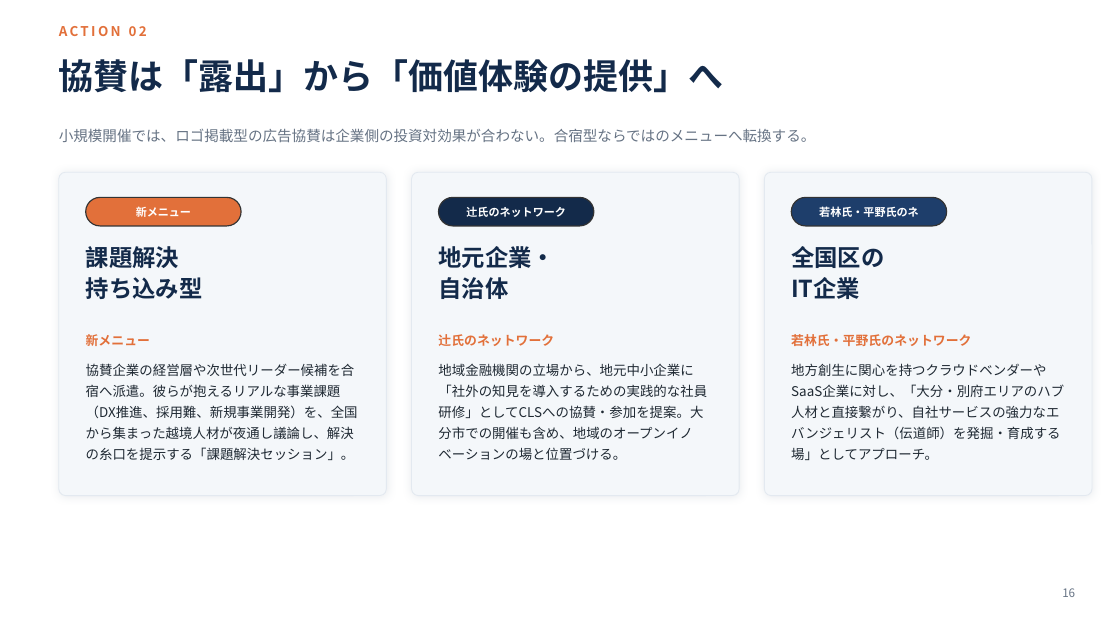
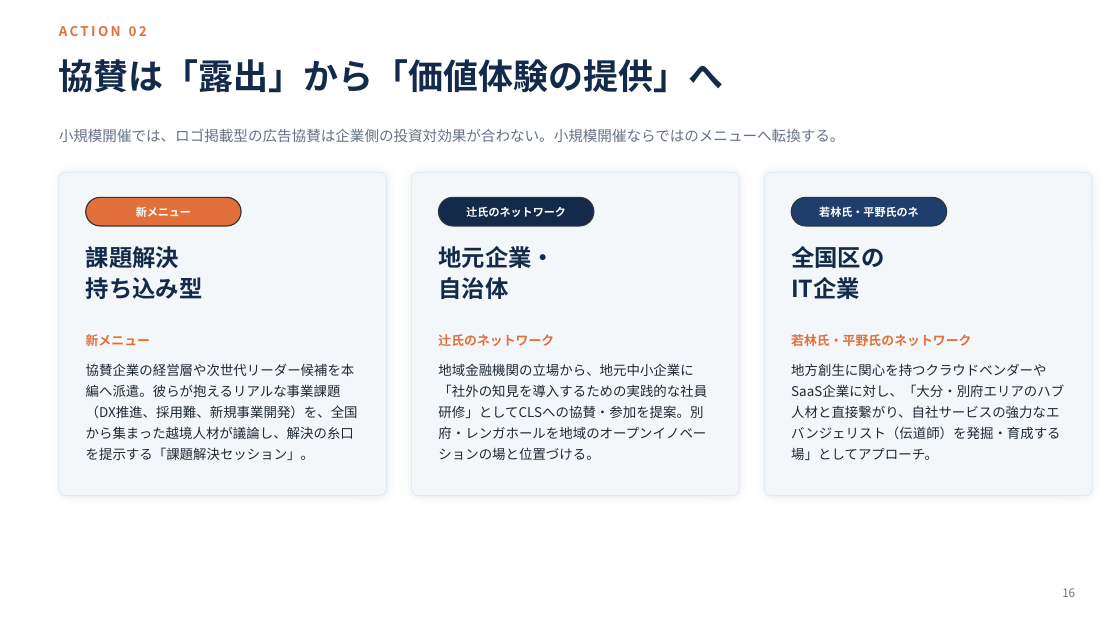
Before and after one commit to RyoWakabayashi/cls-beppu, a slide deck: slide 16 of docs/meetings/20260816/CLS別府第2回企画立案.pptx. Drawn at 1120x630 pixels with LibreOffice and Linux fonts; fonts in the diff are those of the drawing. Boxes give left, top, right and bottom in pixels: in the first picture for what was removed or moved away, otherwise in the second. Text is boxed around its words. In the diff, an @@ line names an element or a change of style, - is before the commit and + after.

```diff
--- a/docs/meetings/20260816/CLS別府第2回企画立案.pptx
+++ b/docs/meetings/20260816/CLS別府第2回企画立案.pptx
@@ text at <box>59,129,845,143</box>: text changed @@
-小規模開催では、ロゴ掲載型の広告協賛は企業側の投資対効果が合わない。合宿型ならではのメニューへ転換する。
+小規模開催では、ロゴ掲載型の広告協賛は企業側の投資対効果が合わない。小規模開催ならではのメニューへ転換する。
@@ text at <box>86,363,358,460</box>: text changed @@
-協賛企業の経営層や次世代リーダー候補を合宿へ派遣。彼らが抱えるリアルな事業課題（DX推進、採用難、新規事業開発）を、全国から集まった越境人材が夜通し議論し、解決の糸口を提示する「課題解決セッション」。
+協賛企業の経営層や次世代リーダー候補を本編へ派遣。彼らが抱えるリアルな事業課題（DX推進、採用難、新規事業開発）を、全国から集まった越境人材が議論し、解決の糸口を提示する「課題解決セッション」。
@@ text at <box>438,363,707,460</box>: text changed @@
-地域金融機関の立場から、地元中小企業に「社外の知見を導入するための実践的な社員研修」としてCLSへの協賛・参加を提案。大分市での開催も含め、地域のオープンイノベーションの場と位置づける。
+地域金融機関の立場から、地元中小企業に「社外の知見を導入するための実践的な社員研修」としてCLSへの協賛・参加を提案。別府・レンガホールを地域のオープンイノベーションの場と位置づける。
```
Also in this commit, not shown: 11 other slides changed, 1 slide added, 2 other files.
